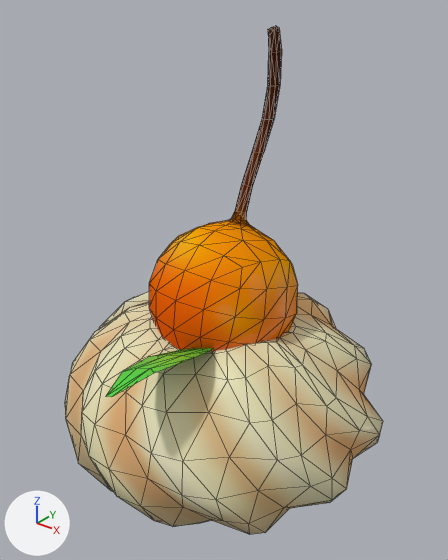
An edit to the glTF model Data/Models/cherry_pudding/cherry.glb, drawn before and after from the same camera.
The view is the same before and after, from a 50 mm lens placed at (1.64, -2.02, 2.31), pointed at (0.03, -0.01, 1.07). Arrows for +X, +Y and +Z are at lower left; the lights stay in place. The first picture is the older version. Mesh edges are drawn as thin lines. Where no turn or scale is listed for an object, it has been applied to the vertices.
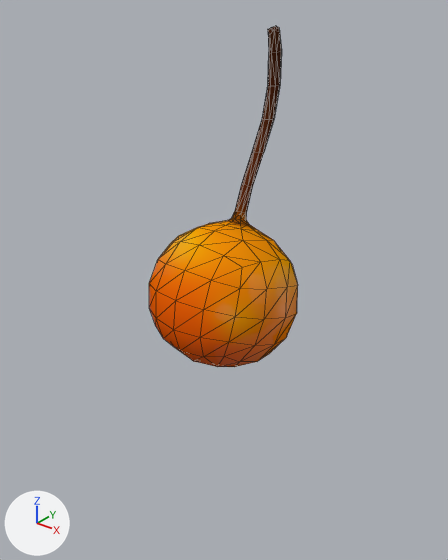
Where the change shows, as pixel boxes [x1, y1, x2, y2] in the pictures (448 x 560 px):
```json
{"object": "Object_2", "change": "deleted", "before": [65, 291, 383, 534], "on screen": "beige"}
{"object": "Object_3", "change": "deleted", "before": [106, 348, 213, 397], "on screen": "green"}
```

The change, as JSON lines over the scene's bpy script:
```json
{"op": "remove", "block": "ob_object_2", "code": ["ob_object_2 = bpy.data.objects.new('Object_2', me_object_0)", "ob_object_2.location = (0.0, 0.0, 0.0)"]}
{"op": "remove", "block": "ob_object_3", "code": ["ob_object_3 = bpy.data.objects.new('Object_3', me_object_1)", "ob_object_3.location = (0.0, 0.0, 0.0)"]}
```
